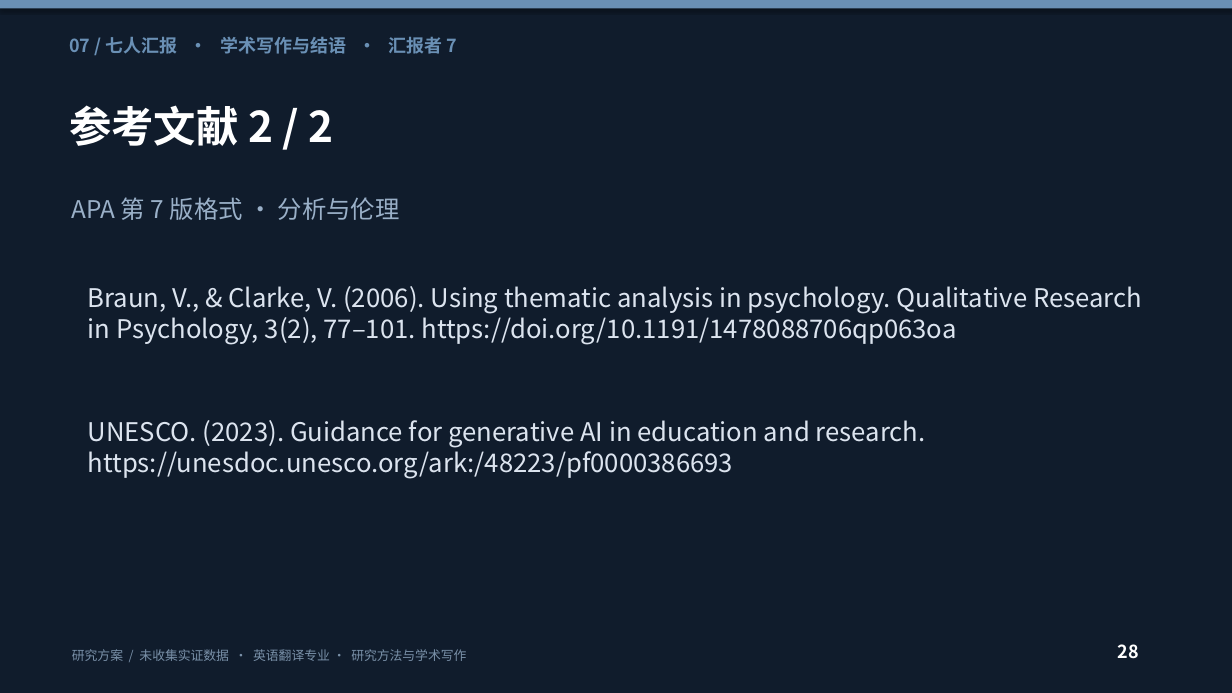
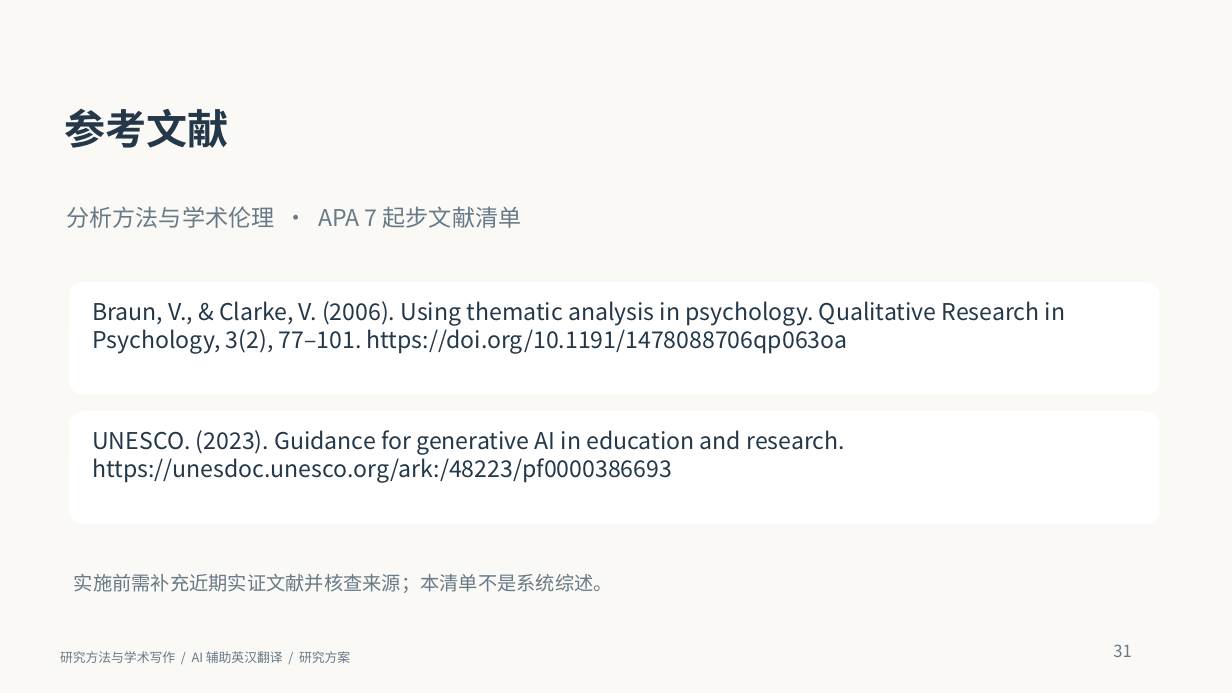
Before and after one commit to benignoguasch-ai/codex-henry, a slide deck: slide 31 of 七人汇报_AI辅助英汉翻译_研究方案.pptx (slide 28 before the commit). Drawn at 1232x693 pixels with LibreOffice and Linux fonts; fonts in the diff are those of the drawing. Boxes give left, top, right and bottom in pixels: in the first picture for what was removed or moved away, otherwise in the second. Text is boxed around its words. In the diff, an @@ line names an element or a change of style, - is before the commit and + after.

```diff
--- a/七人汇报_AI辅助英汉翻译_研究方案.pptx
+++ b/七人汇报_AI辅助英汉翻译_研究方案.pptx
@@ background #101C2C to #FAF9F5 @@
@@ rectangle removed at box(0, 0, 1232, 8) @@
@@ text removed at box(69, 37, 458, 54) @@
-07 / 七人汇报 · 学术写作与结语 · 汇报者 7
@@ text at box(65, 109, 229, 148): text changed; size 33 to 32 pt; text colour #FFFFFF to #243849 @@
-参考文献 2 / 2
+参考文献
@@ text at box(66, 206, 522, 228): text changed; size 19 to 18 pt; text colour #9AB0C8 to #687987 @@
-APA 第 7 版格式 · 分析与伦理
+分析方法与学术伦理 · APA 7 起步文献清单
@@ rounded rectangle added at box(69, 282, 1160, 395), fill #FFFFFF @@
@@ text "Braun, V., & Clarke, V. ...": place and size @@
-text "Braun, V., & Clarke, V. ..." at box(88, 286, 1142, 344)
+text "Braun, V., & Clarke, V. ..." at box(92, 301, 1065, 354)
@@ text "Braun, V., & Clarke, V. ..." at box(92, 301, 1065, 354): size 20 to 18 pt, text colour #DCE4EF to #243849; less space between paragraphs @@
@@ rounded rectangle added at box(69, 411, 1160, 524), fill #FFFFFF @@
@@ text "UNESCO. (2023). Guidance for generative ..." at box(92, 430, 845, 483): size 20 to 18 pt, text colour #DCE4EF to #243849; less space between paragraphs @@
@@ text "UNESCO. (2023). Guidance for generative ...": place and size @@
-text "UNESCO. (2023). Guidance for generative ..." at box(88, 420, 926, 478)
+text "UNESCO. (2023). Guidance for generative ..." at box(92, 430, 845, 483)
@@ text added at box(74, 574, 613, 593), 15 pt, text #687987 @@
+实施前需补充近期实证文献并核查来源；本清单不是系统综述。
@@ text at box(60, 651, 350, 663): text changed; text colour #7990A8 to #687987 @@
-研究方案 / 未收集实证数据 · 英语翻译专业 · 研究方法与学术写作
+研究方法与学术写作 / AI 辅助英汉翻译 / 研究方案
@@ text added at box(1113, 644, 1131, 657), 13 pt, text #687987 @@
+31
@@ text removed at box(1118, 644, 1139, 659) @@
-28
```
Also in this commit, not shown: 1 other slide changed, 29 slides added, 26 slides removed.
